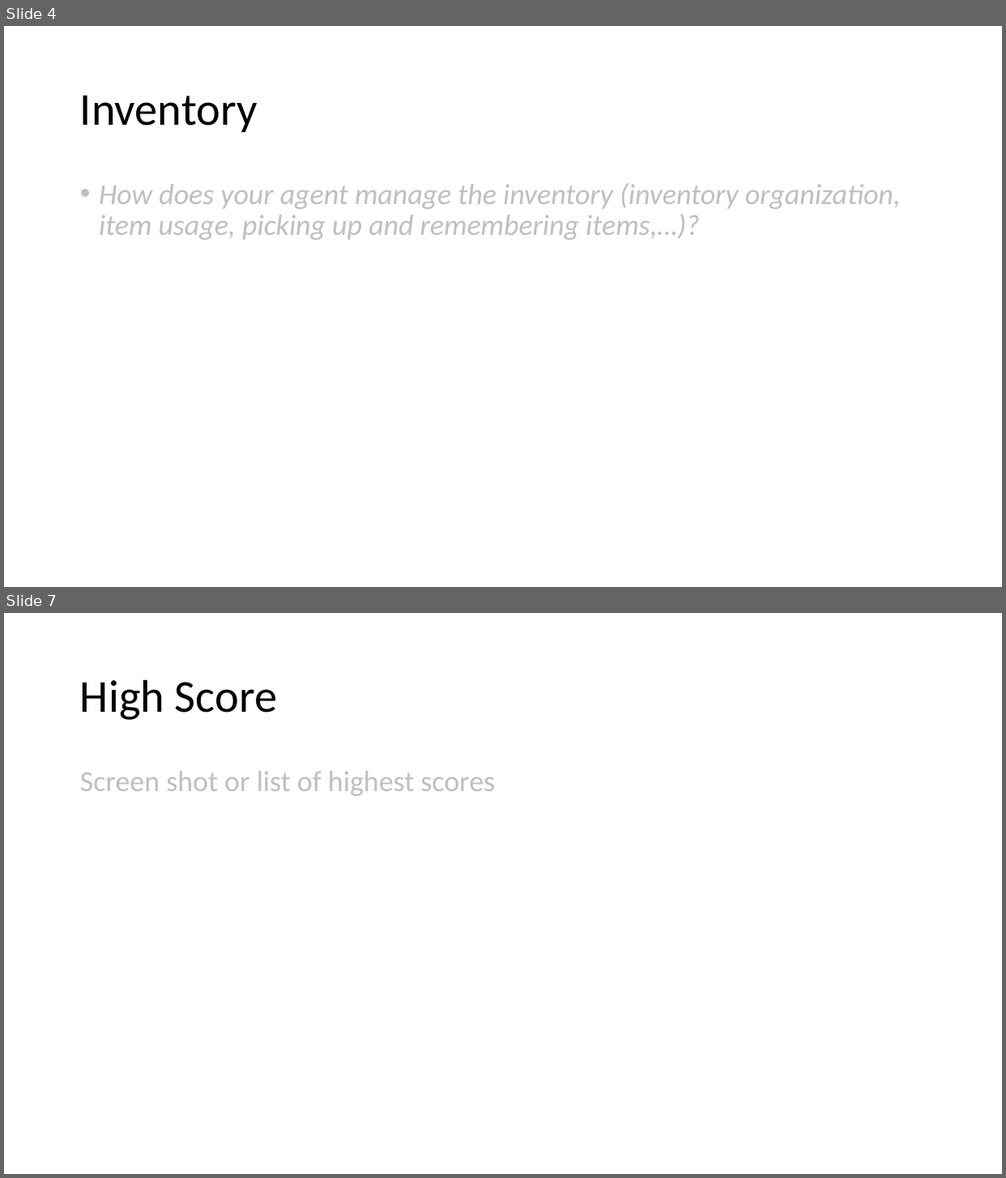
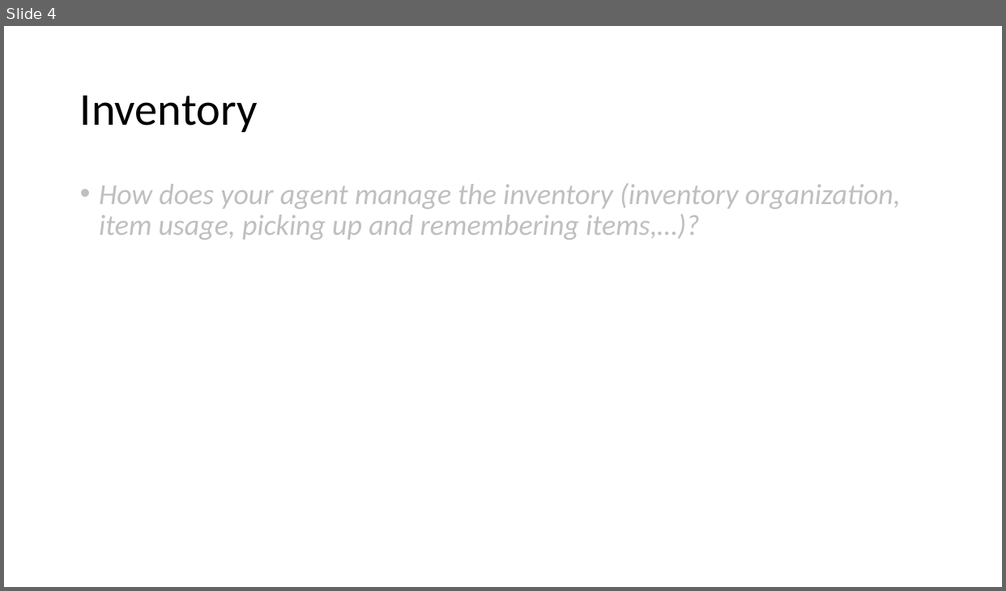
Before and after one commit to DAE-GD-2025-2026/gameai-zombie-Chloe-J1, a slide deck: GPP_ZombieAI_JonckheereChloe_2DAE18.pptx. Shown one above the other, each under a label of ours: slides 4 and 7 before the commit, slide 4 after it; the slides between them are not shown. The pictures are 1006x1178 and 1006x591 pixels, drawn with LibreOffice and Linux fonts; fonts in the diff are those of the drawing. Boxes give left, top, right and bottom in pixels: in the first picture for what was removed or moved away, otherwise in the second. Text is boxed around its words. In the diff, an @@ line names an element or a change of style, - is before the commit and + after.

```diff
--- a/GPP_ZombieAI_JonckheereChloe_2DAE18.pptx
+++ b/GPP_ZombieAI_JonckheereChloe_2DAE18.pptx
@@ slide 7 removed at [4,613,1002,1174], background #FFFFFF @@
@@ title removed at [80,679,277,720] @@
-High Score
@@ text removed at [80,771,495,796] @@
-Screen shot or list of highest scores
```
Also in this commit, not shown: 3 slides changed, 3 other files.
